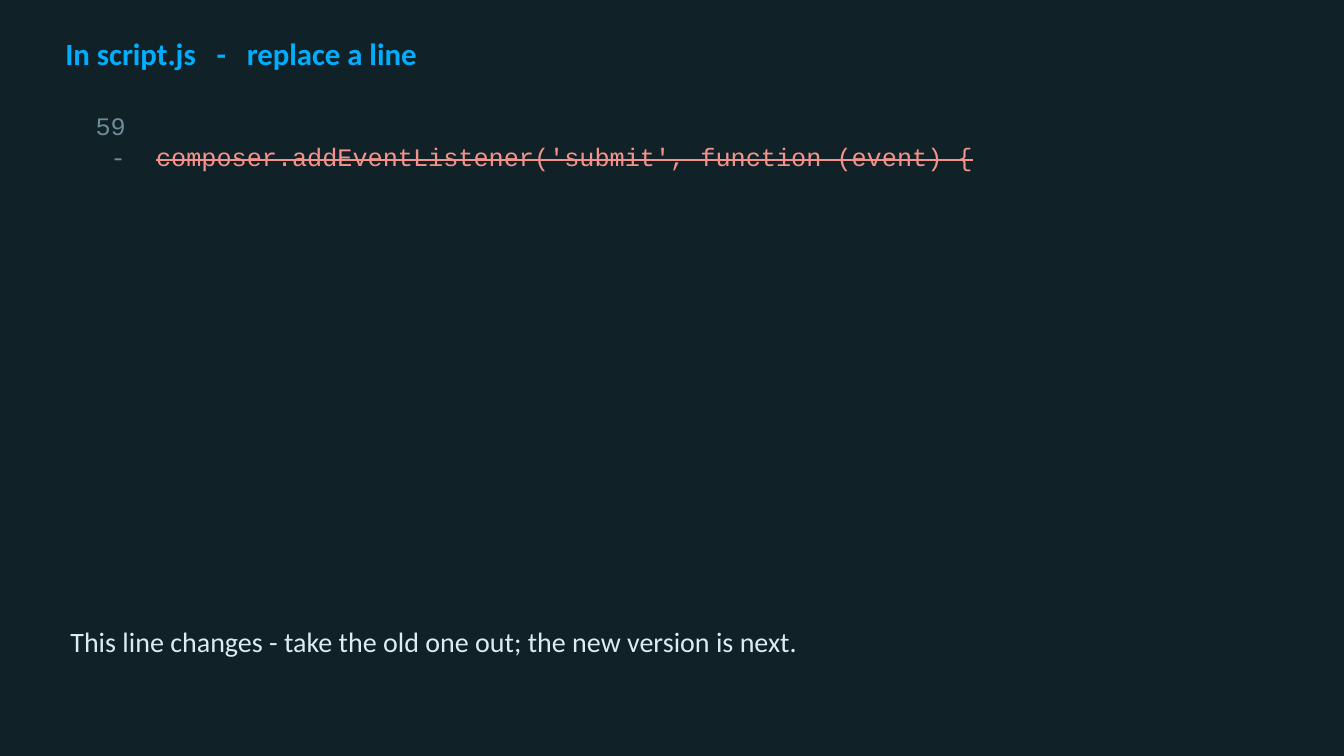
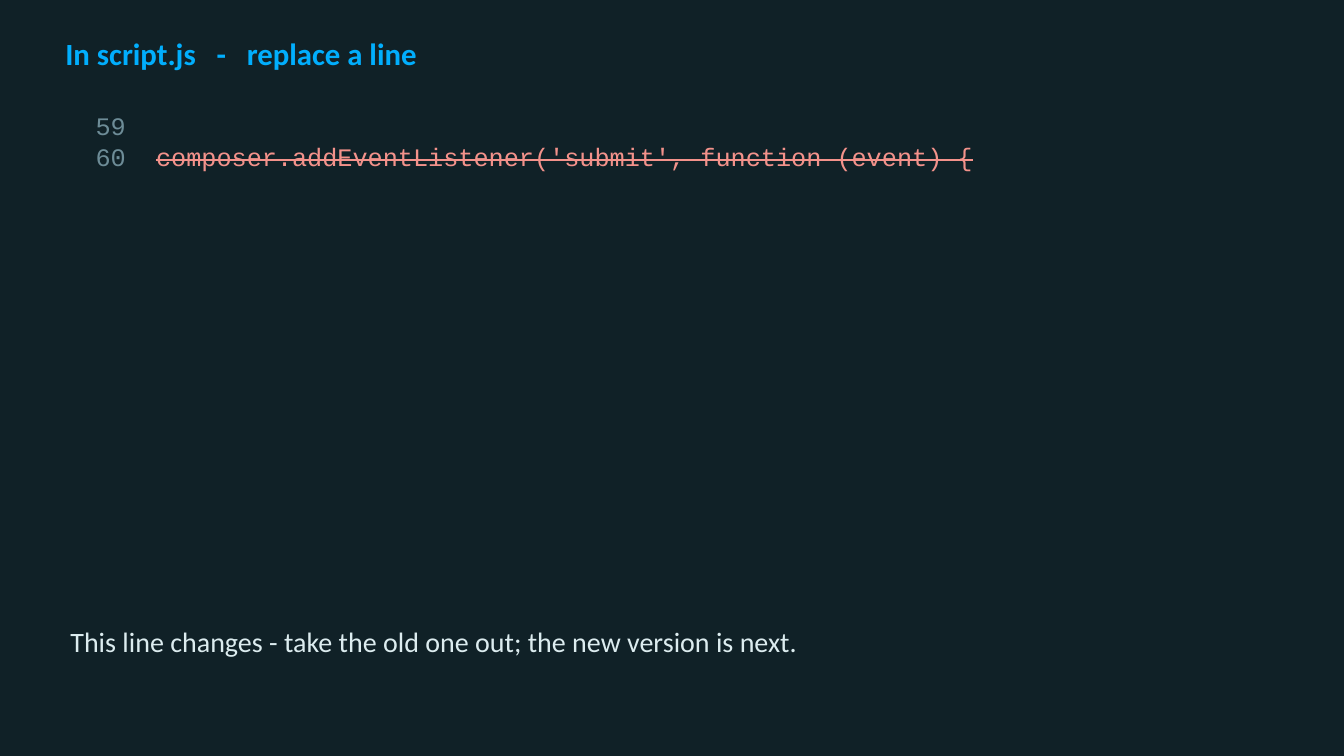
Before and after one commit to utgapps/utgapps.github.io, a slide deck: slide 32 of ai101/slides/week-04.pptx. Drawn at 1344x756 pixels with LibreOffice and Linux fonts; fonts in the diff are those of the drawing. Boxes give left, top, right and bottom in pixels: in the first picture for what was removed or moved away, otherwise in the second. Text is boxed around its words. In the diff, an @@ line names an element or a change of style, - is before the commit and + after.

```diff
--- a/ai101/slides/week-04.pptx
+++ b/ai101/slides/week-04.pptx
@@ text at box(96, 147, 943, 172): text changed @@
-- composer.addEventListener('submit', function (event) {
+60 composer.addEventListener('submit', function (event) {
```
Also in this commit, not shown: 4 other slides changed, 26 other files.
